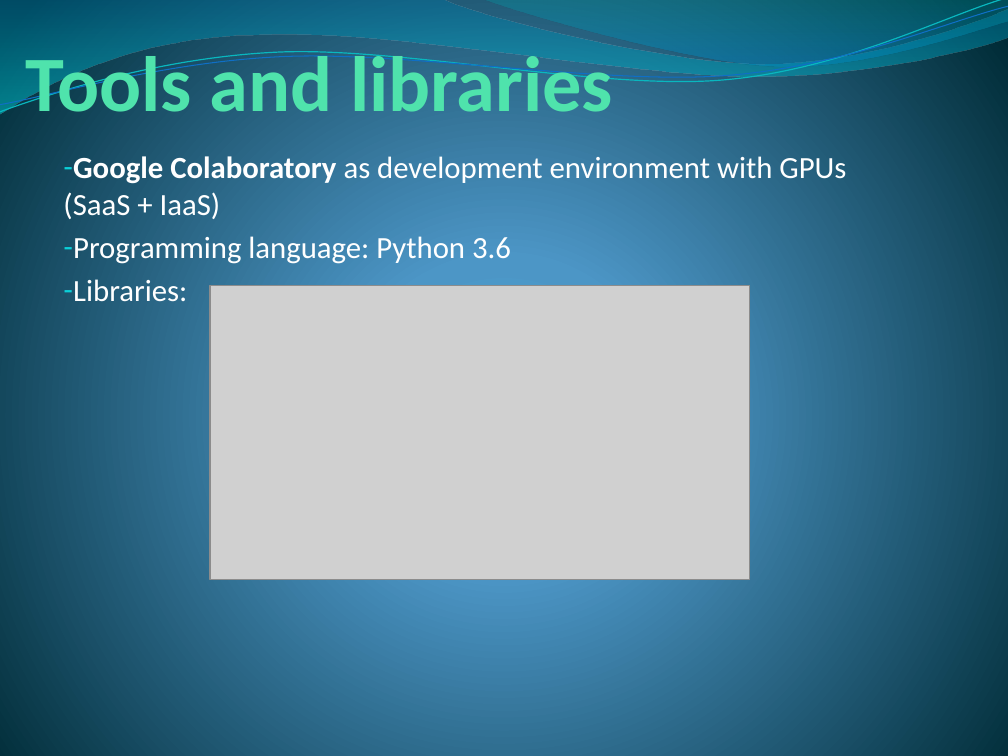
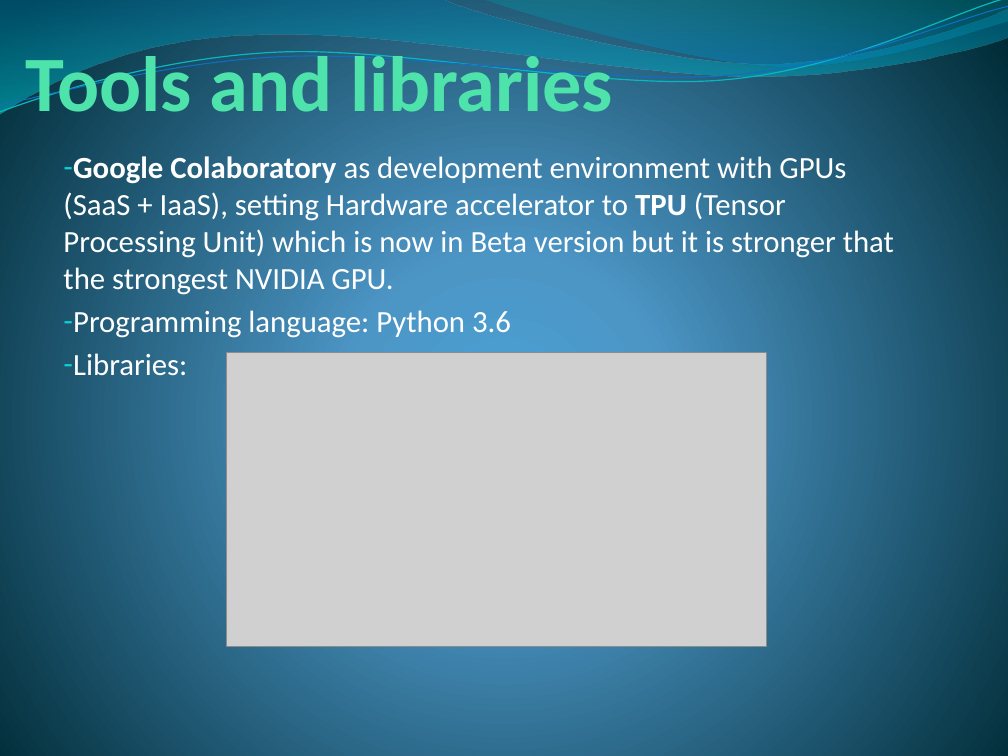
Before and after one commit to Toma1997/AI-Agent-for-Stock-Market, a slide deck: slide 3 of Prediction of Stock Market Prices.pptx. Drawn at 1008x756 pixels with LibreOffice and Linux fonts; fonts in the diff are those of the drawing; grey boxes stand for pictures. Boxes give left, top, right and bottom in pixels: in the first picture for what was removed or moved away, otherwise in the second. Text is boxed around its words. In the diff, an @@ line names an element or a change of style, - is before the commit and + after.

```diff
--- a/Prediction of Stock Market Prices.pptx
+++ b/Prediction of Stock Market Prices.pptx
@@ text at <box>63,156,894,295</box>: text changed @@
-– Google Colaboratory as development environment with GPUs (SaaS + IaaS)
+– Google Colaboratory as development environment with GPUs (SaaS + IaaS), setting Hardware accelerator to TPU (Tensor Processing Unit) which is now in Beta version but it is stronger that the strongest NVIDIA GPU.
@@ picture: place and size @@
-picture at <box>210,285,749,580</box>
+picture at <box>227,353,766,647</box>
```
Also in this commit, not shown: 1 other slide changed, 3 slides added, 1 other file.
